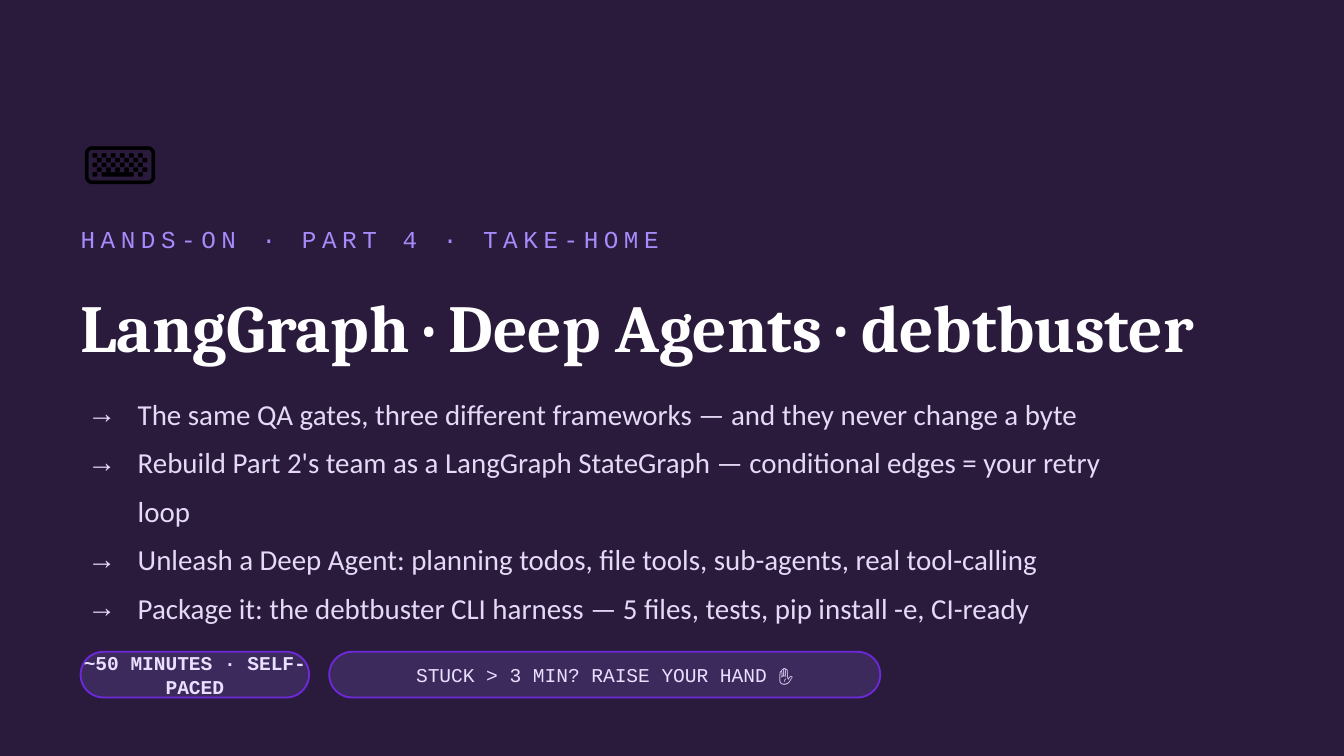
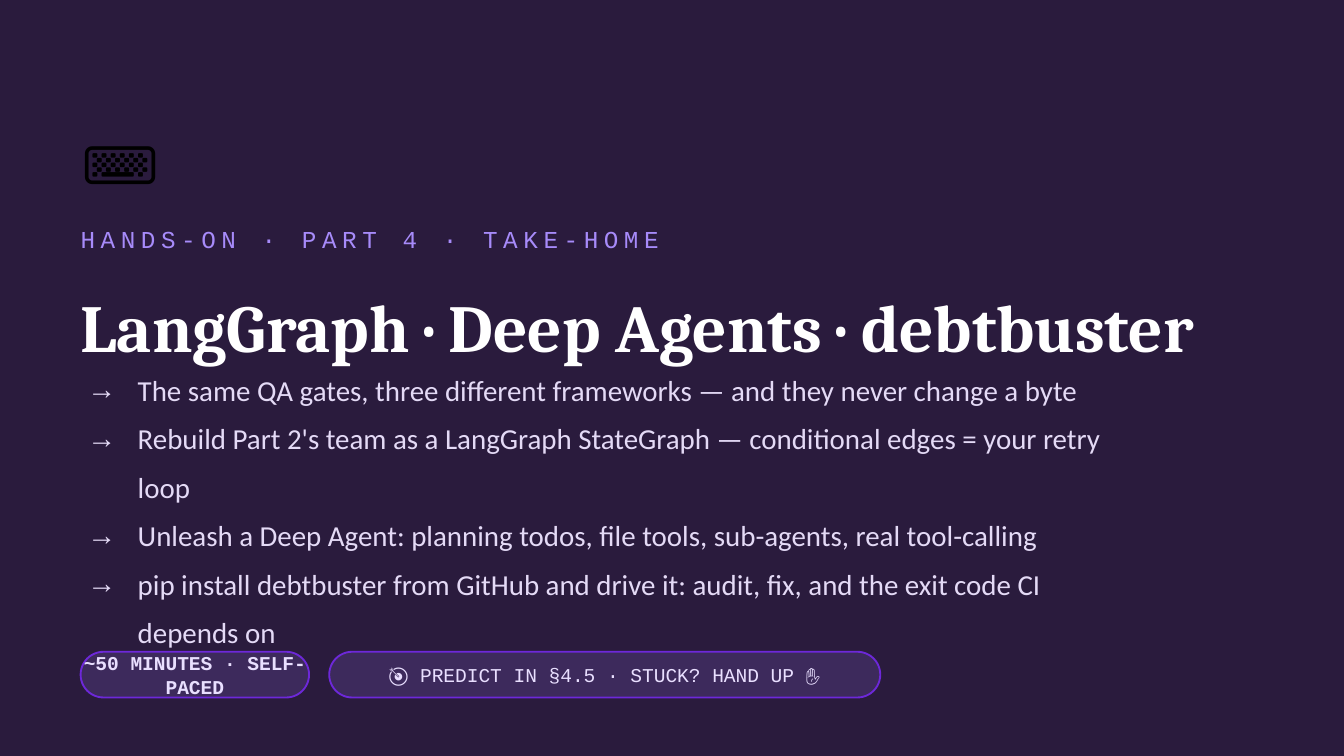
Before and after one commit to KarthikShivasankar/LLMA4SE-Workshop4, a slide deck: slide 19 of LLMA4SE_Workshop4_Slides.pptx (slide 18 before the commit). Drawn at 1344x756 pixels with LibreOffice and Linux fonts; fonts in the diff are those of the drawing. Boxes give left, top, right and bottom in pixels: in the first picture for what was removed or moved away, otherwise in the second. Text is boxed around its words. In the diff, an @@ line names an element or a change of style, - is before the commit and + after.

```diff
--- a/LLMA4SE_Workshop4_Slides.pptx
+++ b/LLMA4SE_Workshop4_Slides.pptx
@@ text at (x1=138, y1=575, x2=1041, y2=600): text changed @@
-→ Package it: the debtbuster CLI harness — 5 files, tests, pip install -e, CI-ready
+→ pip install debtbuster from GitHub and drive it: audit, fix, and the exit code CI depends on
@@ text at (x1=420, y1=668, x2=794, y2=684): text changed @@
-STUCK > 3 MIN? RAISE YOUR HAND ✋
+🎯 PREDICT IN §4.5 · STUCK? HAND UP ✋
```
Also in this commit, not shown: 11 other slides changed, 1 slide added, 25 other files.
